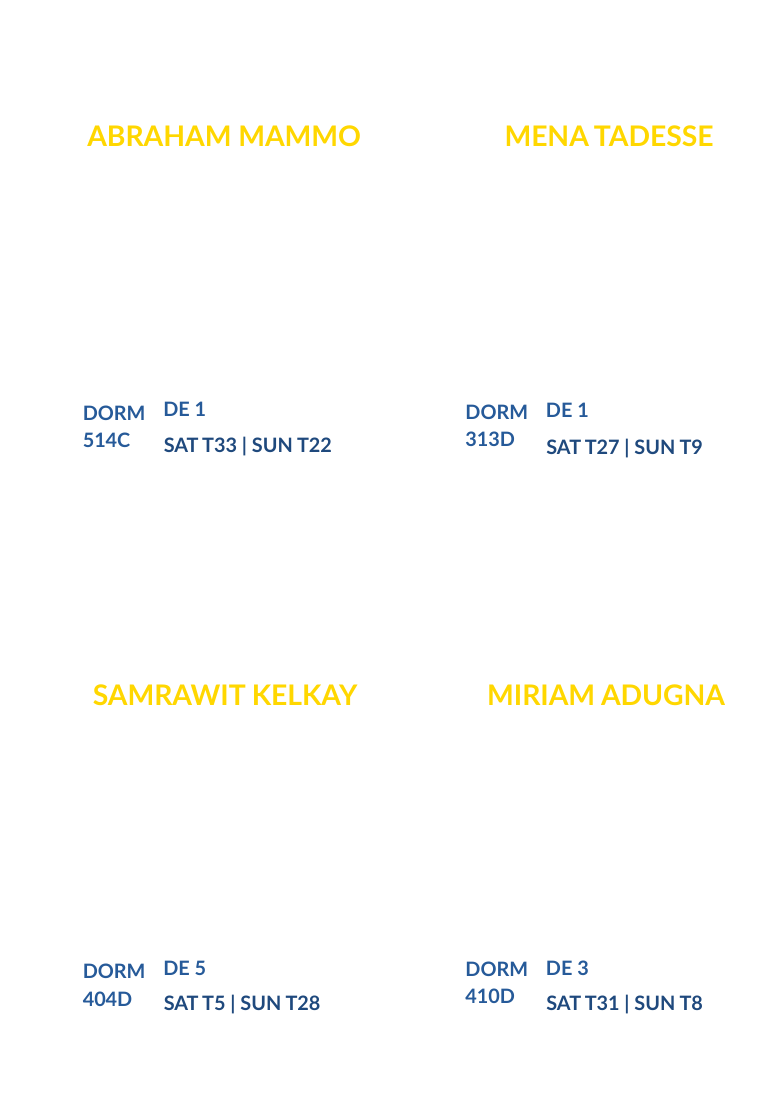
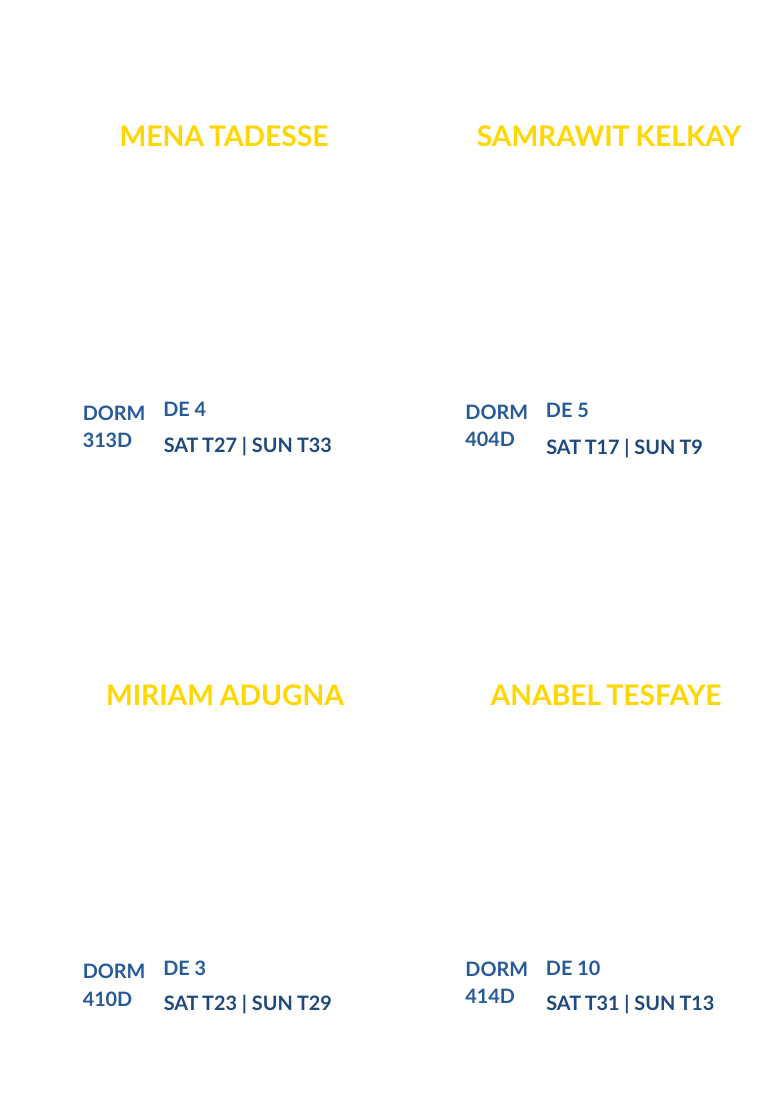
Before and after one commit to nahom8423/campusministry, a slide deck: slide 79 of output/filled_badges.pptx. Drawn at 767x1120 pixels with LibreOffice and Linux fonts; fonts in the diff are those of the drawing. Boxes give left, top, right and bottom in pixels: in the first picture for what was removed or moved away, otherwise in the second. Text is boxed around its words. In the diff, an @@ line names an element or a change of style, - is before the commit and + after.

```diff
--- a/output/filled_badges.pptx
+++ b/output/filled_badges.pptx
@@ text at bbox=[120, 125, 329, 147]: text changed @@
-ABRAHAM MAMMO
+MENA TADESSE
@@ text at bbox=[477, 125, 742, 147]: text changed @@
-MENA TADESSE
+SAMRAWIT KELKAY
@@ text at bbox=[163, 401, 207, 416]: text changed @@
-DE 1
+DE 4
@@ text at bbox=[546, 402, 589, 417]: text changed @@
-DE 1
+DE 5
@@ text at bbox=[83, 432, 133, 447]: text changed @@
-514C
+313D
@@ text at bbox=[164, 437, 332, 452]: text changed @@
-SAT T33 | SUN T22
+SAT T27 | SUN T33
@@ text at bbox=[465, 431, 515, 446]: text changed @@
-313D
+404D
@@ text at bbox=[546, 439, 703, 454]: text changed @@
-SAT T27 | SUN T9
+SAT T17 | SUN T9
@@ text at bbox=[106, 684, 344, 706]: text changed @@
-SAMRAWIT KELKAY
+MIRIAM ADUGNA
@@ text at bbox=[491, 684, 721, 706]: text changed @@
-MIRIAM ADUGNA
+ANABEL TESFAYE
@@ text at bbox=[163, 960, 207, 975]: text changed @@
-DE 5
+DE 3
@@ text at bbox=[465, 988, 515, 1003]: text changed @@
-410D
+414D
@@ text at bbox=[546, 960, 600, 975]: text changed @@
-DE 3
+DE 10
@@ text at bbox=[83, 991, 133, 1006]: text changed @@
-404D
+410D
@@ text at bbox=[164, 995, 332, 1010]: text changed @@
-SAT T5 | SUN T28
+SAT T23 | SUN T29
@@ text at bbox=[546, 995, 715, 1010]: text changed @@
-SAT T31 | SUN T8
+SAT T31 | SUN T13
```
Also in this commit, not shown: 81 other slides changed, 2 slides removed, 10 other files.
